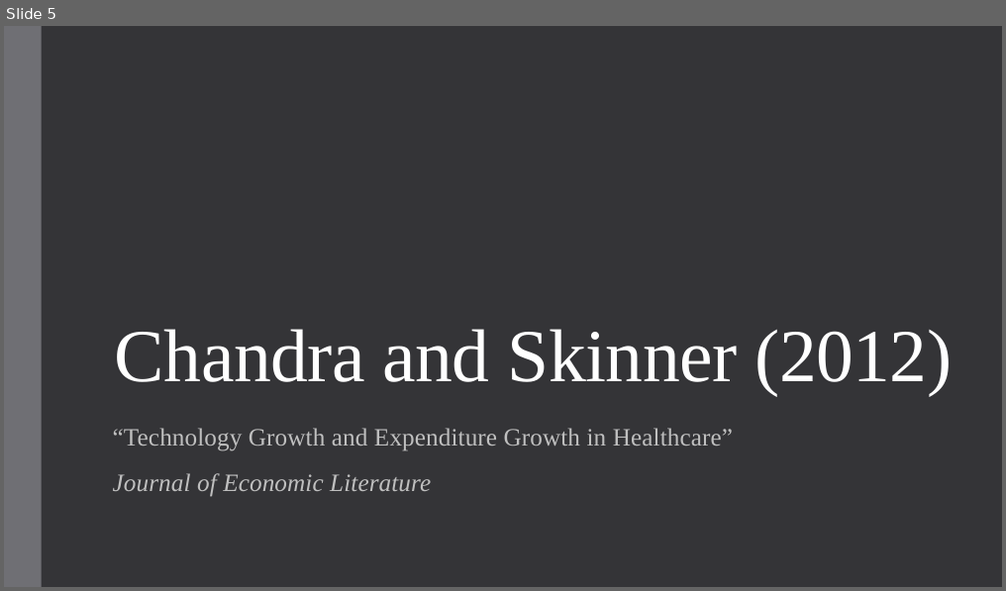
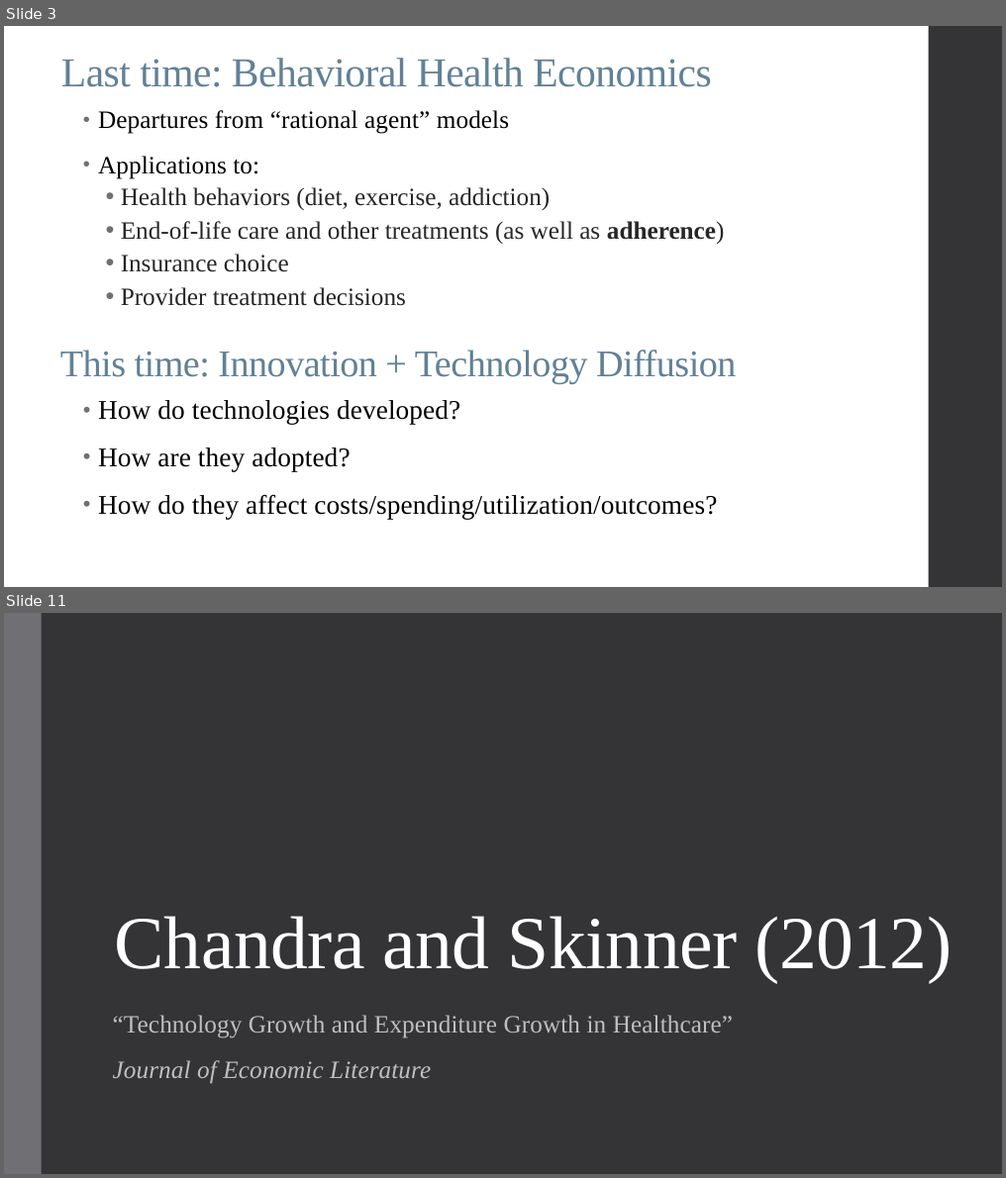
Before and after one commit to alex-hoagland/HAD6750H, a slide deck: Lecture11_Innovation/L11Slides_Innovation_2023W.pptx. Shown one above the other, each under a label of ours: slide 5 before the commit, slides 3 and 11 after it; the slides between them are not shown. The pictures are 1006x591 and 1006x1178 pixels, drawn with LibreOffice and Linux fonts; fonts in the diff are those of the drawing. Boxes give left, top, right and bottom in pixels: in the first picture for what was removed or moved away, otherwise in the second. Text is boxed around its words. In the diff, an @@ line names an element or a change of style, - is before the commit and + after.

```diff
--- a/Lecture11_Innovation/L11Slides_Innovation_2023W.pptx
+++ b/Lecture11_Innovation/L11Slides_Innovation_2023W.pptx
@@ slide 3 added at (4, 26, 1002, 587), background #FFFFFF @@
@@ rectangle added at (929, 26, 1002, 587), fill #353537 @@
@@ title added at (61, 58, 711, 87), 39.6 pt, text #618197 @@
+Last time: Behavioral Health Economics
@@ text added at (98, 110, 725, 519), 24 pt, text #000000 @@
+• Departures from “rational agent” models
+• Applications to:
+  • Health behaviors (diet, exercise, addiction)
+  • End-of-life care and other treatments (as well as adherence)
+  • Insurance choice
+  • Provider treatment decisions
+• How do technologies developed?
+• How are they adopted?
+• How do they affect costs/spending/utilization/outcomes?
@@ text added at (60, 350, 736, 383), 36.3 pt, text #618197 @@
+This time: Innovation + Technology Diffusion
@@ what was slide 5 is now slide 11 @@
```
Also in this commit, not shown: 1 slide changed, 44 other slides added, 5 slides removed.
